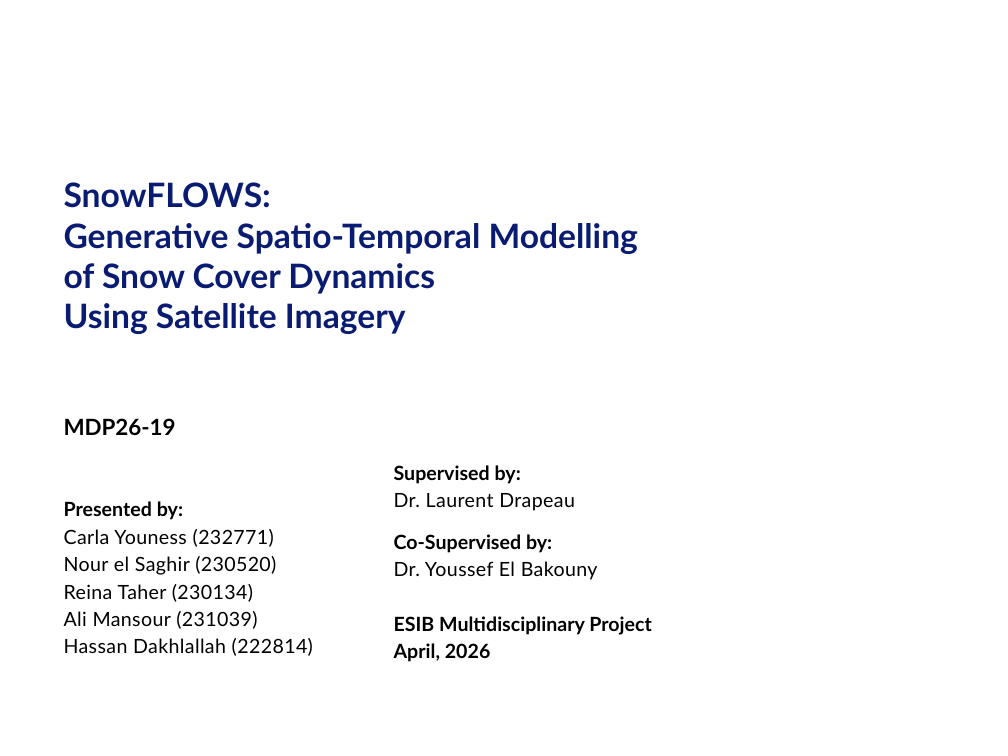
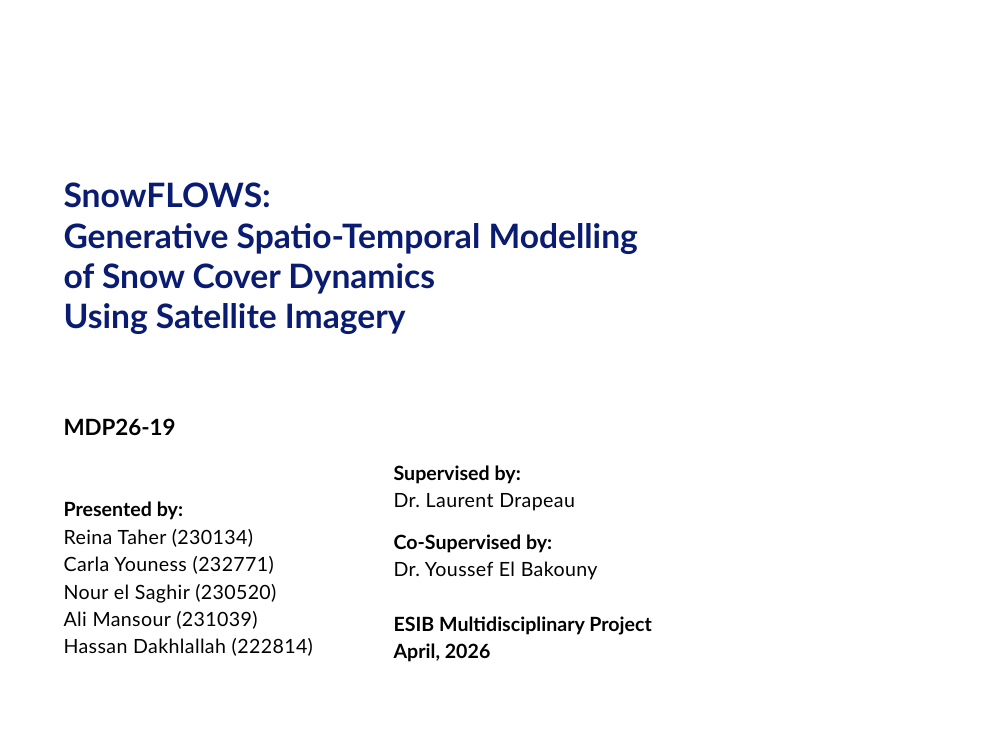
Before and after one commit to ReinaTaher/computer-vision-snowflows, a slide deck: slide 1 of Reports/MDP26_19_Presentation.pptx. Drawn at 1008x756 pixels with LibreOffice and Linux fonts; fonts in the diff are those of the drawing; background and template pictures are left out. Boxes give left, top, right and bottom in pixels: in the first picture for what was removed or moved away, otherwise in the second. Text is boxed around its words. In the diff, an @@ line names an element or a change of style, - is before the commit and + after.

```diff
--- a/Reports/MDP26_19_Presentation.pptx
+++ b/Reports/MDP26_19_Presentation.pptx
@@ text at (64, 529, 253, 547): paragraph added @@
+Reina Taher (230134)
@@ text at (64, 584, 253, 602): paragraph removed @@
-Reina Taher (230134)
```
Also in this commit, not shown: 27 other files.
